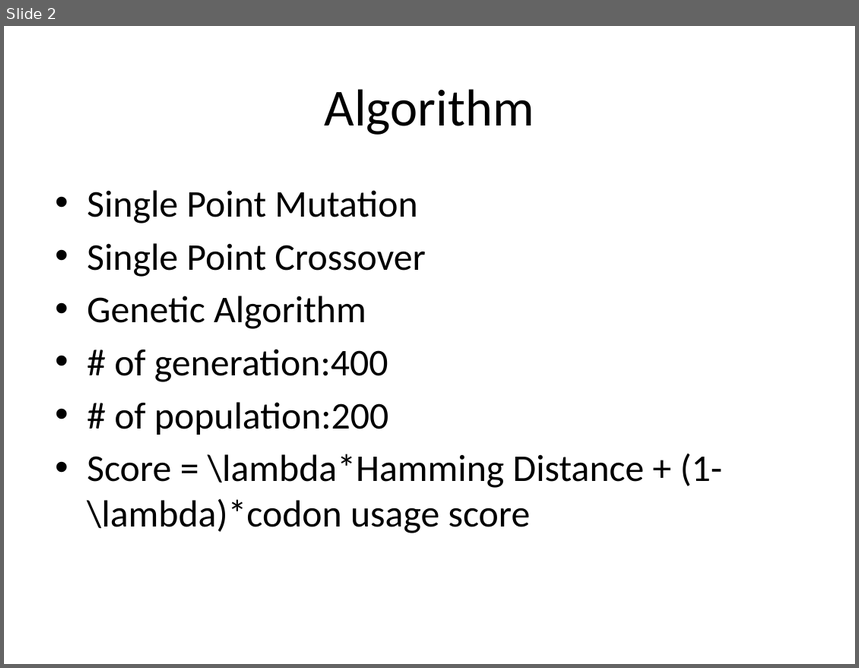
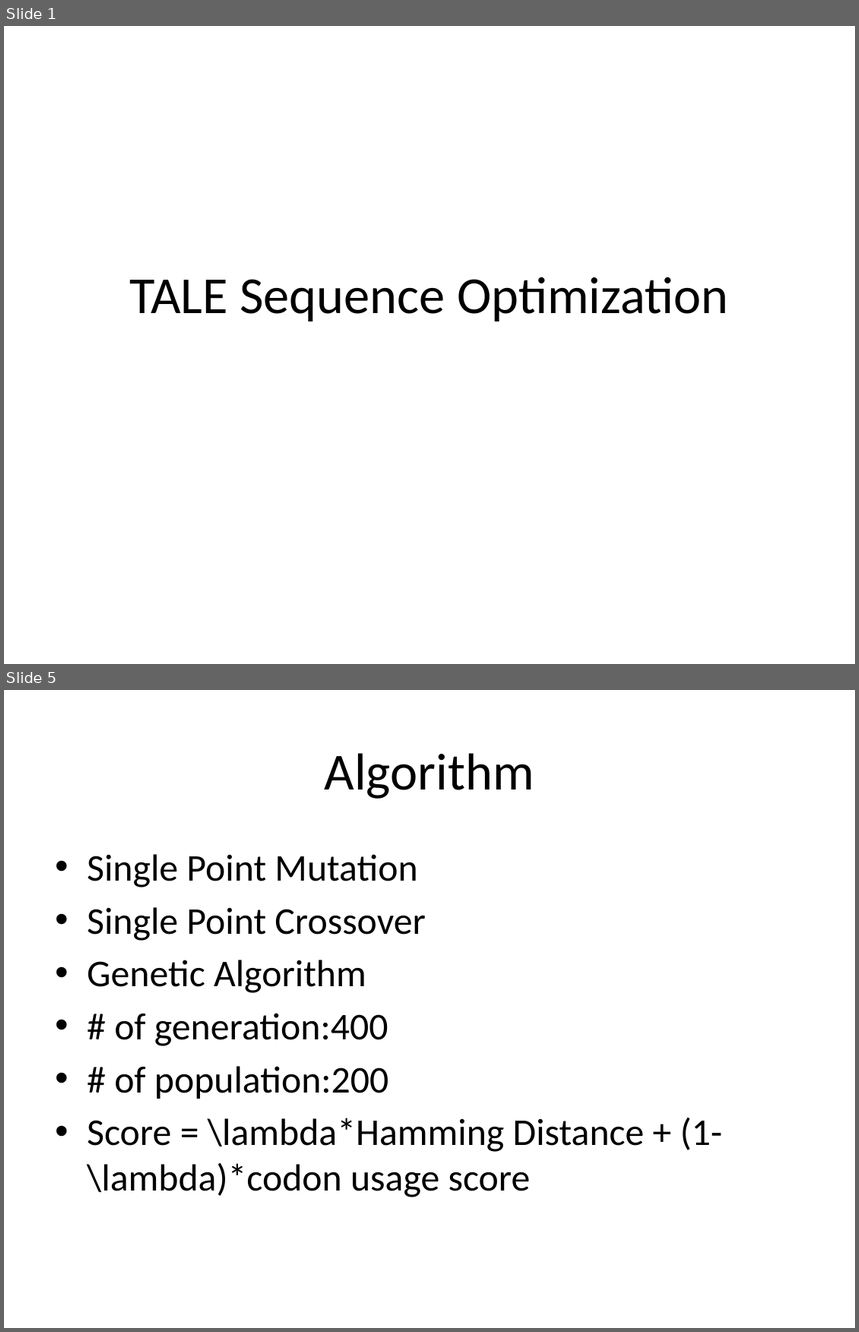
Before and after one commit to fxia22/iGEM, a slide deck: pre.pptx. Shown one above the other, each under a label of ours: slide 2 before the commit, slides 1 and 5 after it; the slides between them are not shown. The pictures are 859x668 and 859x1332 pixels, drawn with LibreOffice and Linux fonts; fonts in the diff are those of the drawing. Boxes give left, top, right and bottom in pixels: in the first picture for what was removed or moved away, otherwise in the second. Text is boxed around its words. In the diff, an @@ line names an element or a change of style, - is before the commit and + after.

```diff
--- a/pre.pptx
+++ b/pre.pptx
@@ slide 1 added at (4,26,855,664), background #FFFFFF @@
@@ title added at (129,277,729,322), 44 pt, text #000000 @@
+TALE Sequence Optimization
@@ what was slide 2 is now slide 5 @@
```
Also in this commit, not shown: 5 other slides added, 1 slide removed.
